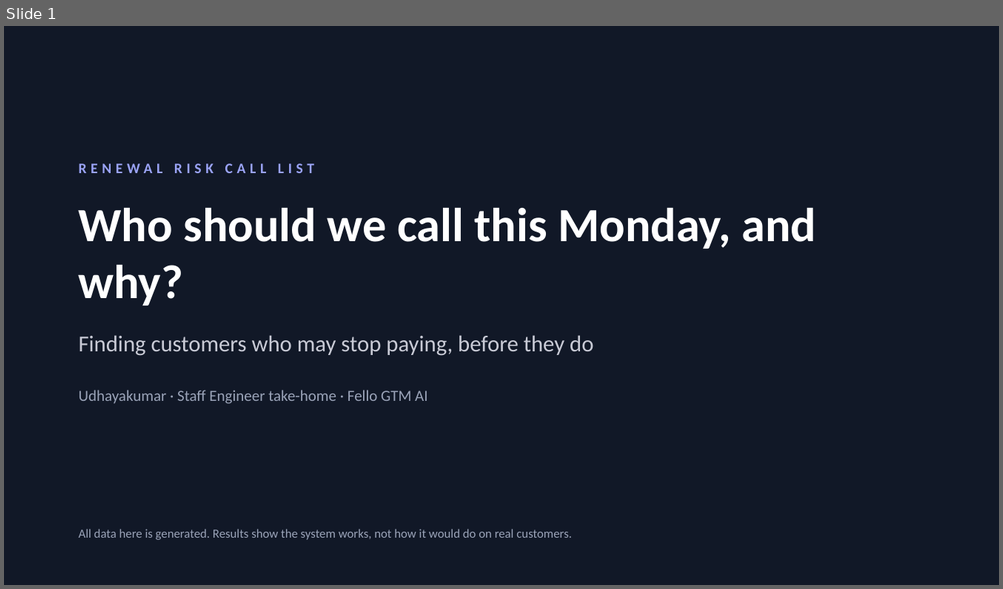
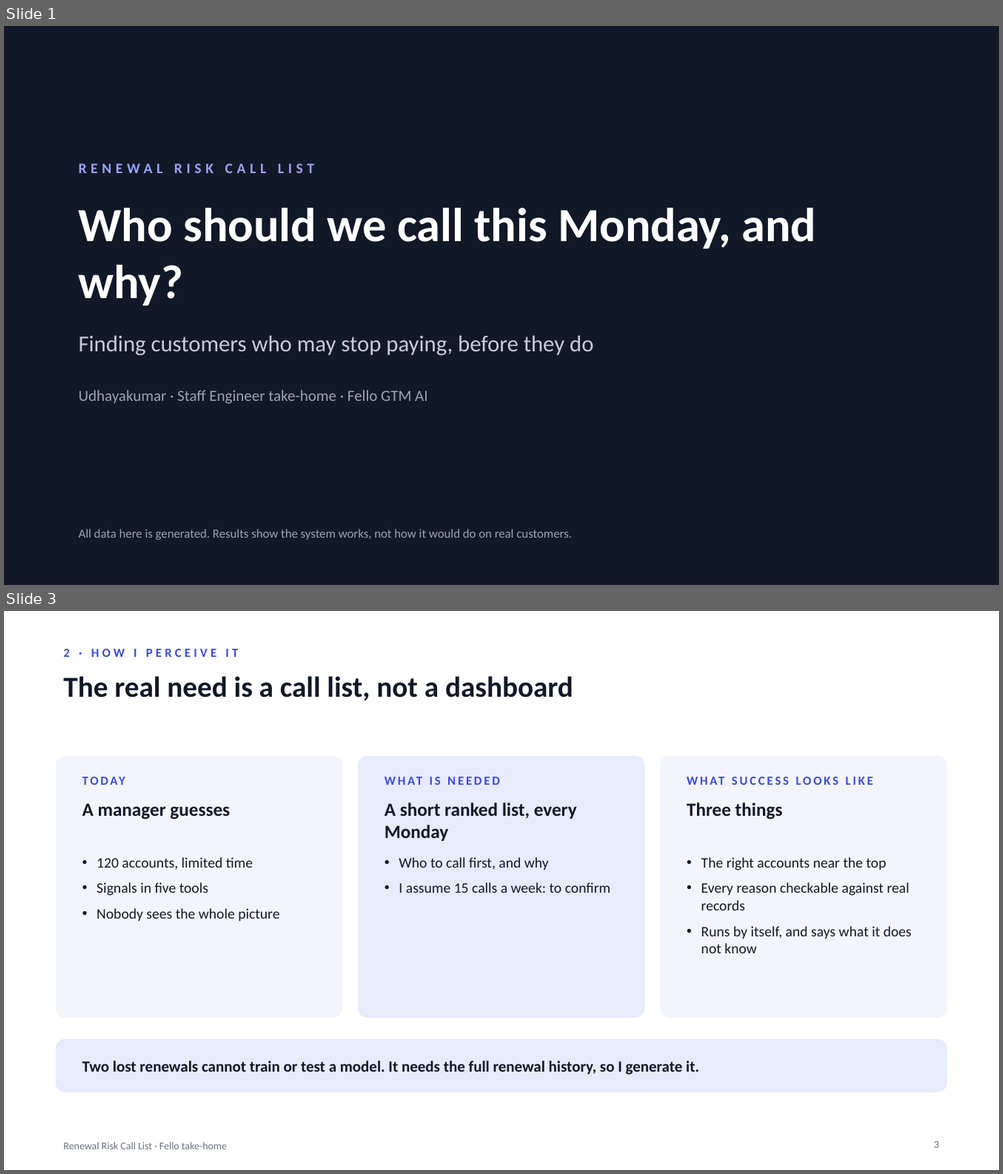
Before and after one commit to udhayakumaran/fello-renewal-risk, a slide deck: docs/renewal-risk-deck.pptx. Shown one above the other, each under a label of ours: slide 1 before the commit, slides 1 and 3 after it; the slides between them are not shown. The pictures are 1003x589 and 1003x1174 pixels, drawn with LibreOffice and Linux fonts; fonts in the diff are those of the drawing. Boxes give left, top, right and bottom in pixels: in the first picture for what was removed or moved away, otherwise in the second. Text is boxed around its words. In the diff, an @@ line names an element or a change of style, - is before the commit and + after.

```diff
--- a/docs/renewal-risk-deck.pptx
+++ b/docs/renewal-risk-deck.pptx
@@ slide 3 added at [4,611,999,1170], background #FFFFFF @@
@@ text added at [63,649,238,657], 12 pt, text #3B4BD8, bold @@
+2 · HOW I PERCEIVE IT
@@ text added at [63,676,573,701], 28 pt, text #111827, bold @@
+The real need is a call list, not a dashboard
@@ rounded rectangle added at [57,757,342,1017], fill #F4F5FB, outline #F4F5FB 1 pt @@
@@ rounded rectangle added at [358,757,644,1017], fill #E8EAFD, outline #E8EAFD 1 pt @@
@@ rounded rectangle added at [660,757,946,1017], fill #F4F5FB, outline #F4F5FB 1 pt @@
@@ text added at [75,769,321,792], 12 pt, text #3B4BD8, bold @@
+TODAY
@@ text added at [377,769,623,792], 12 pt, text #3B4BD8, bold @@
+WHAT IS NEEDED
@@ text added at [679,769,925,792], 12 pt, text #3B4BD8, bold @@
+WHAT SUCCESS LOOKS LIKE
@@ text added at [82,803,230,820], 18 pt, text #111827, bold @@
+A manager guesses
@@ text added at [384,803,577,841], 18 pt, text #111827, bold @@
+A short ranked list, every Monday
@@ text added at [686,803,782,820], 18 pt, text #111827, bold @@
+Three things
@@ text added at [96,857,279,921], 14 pt, text #111827 @@
+• 120 accounts, limited time
+• Signals in five tools
+• Nobody sees the whole picture
@@ text added at [398,857,611,893], 14 pt, text #111827 @@
+• Who to call first, and why
+• I assume 15 calls a week: to confirm
@@ text added at [701,857,911,954], 14 pt, text #111827 @@
+• The right accounts near the top
+• Every reason checkable against real records
+• Runs by itself, and says what it does not know
@@ rounded rectangle added at [57,1040,946,1092], fill #E8EAFD, outline #E8EAFD 1 pt @@
@@ text added at [82,1061,699,1075], 15 pt, text #111827, bold @@
+Two lost renewals cannot train or test a model. It needs the full renewal history, so I generate it.
@@ text added at [63,1142,227,1150], 10 pt, text #6B7280 @@
+Renewal Risk Call List · Fello take-home
@@ page number added at [933,1142,939,1148], 10 pt, text #6B7280 @@
+3
```
Also in this commit, not shown: 8 slides changed, 9 other slides added, 4 slides removed, 6 other files.
